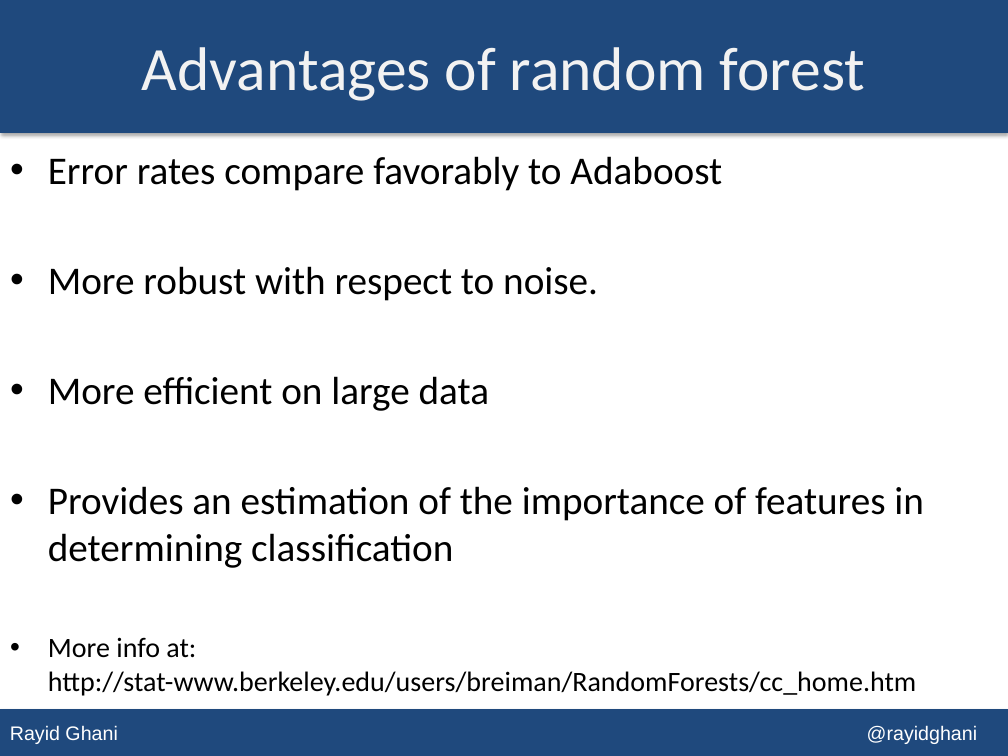
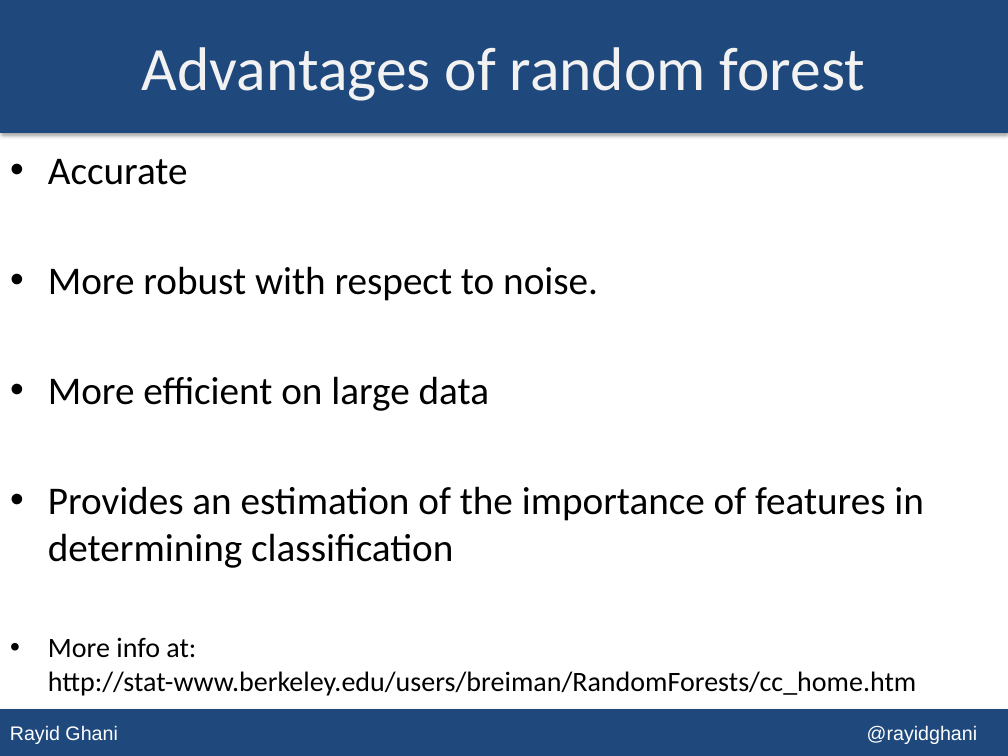
Before and after one commit to dssg/MLforPublicPolicy, a slide deck: slide 17 of Lectures/Lecture 06 - Supervised Learning 3.pptx. Drawn at 1008x756 pixels with LibreOffice and Linux fonts; fonts in the diff are those of the drawing. Boxes give left, top, right and bottom in pixels: in the first picture for what was removed or moved away, otherwise in the second. Text is boxed around its words. In the diff, an @@ line names an element or a change of style, - is before the commit and + after.

```diff
--- a/Lectures/Lecture 06 - Supervised Learning 3.pptx
+++ b/Lectures/Lecture 06 - Supervised Learning 3.pptx
@@ text at bbox=[48, 159, 188, 185]: text changed @@
-• Error rates compare favorably to Adaboost
+• Accurate
```
Also in this commit, not shown: 5 other files.
